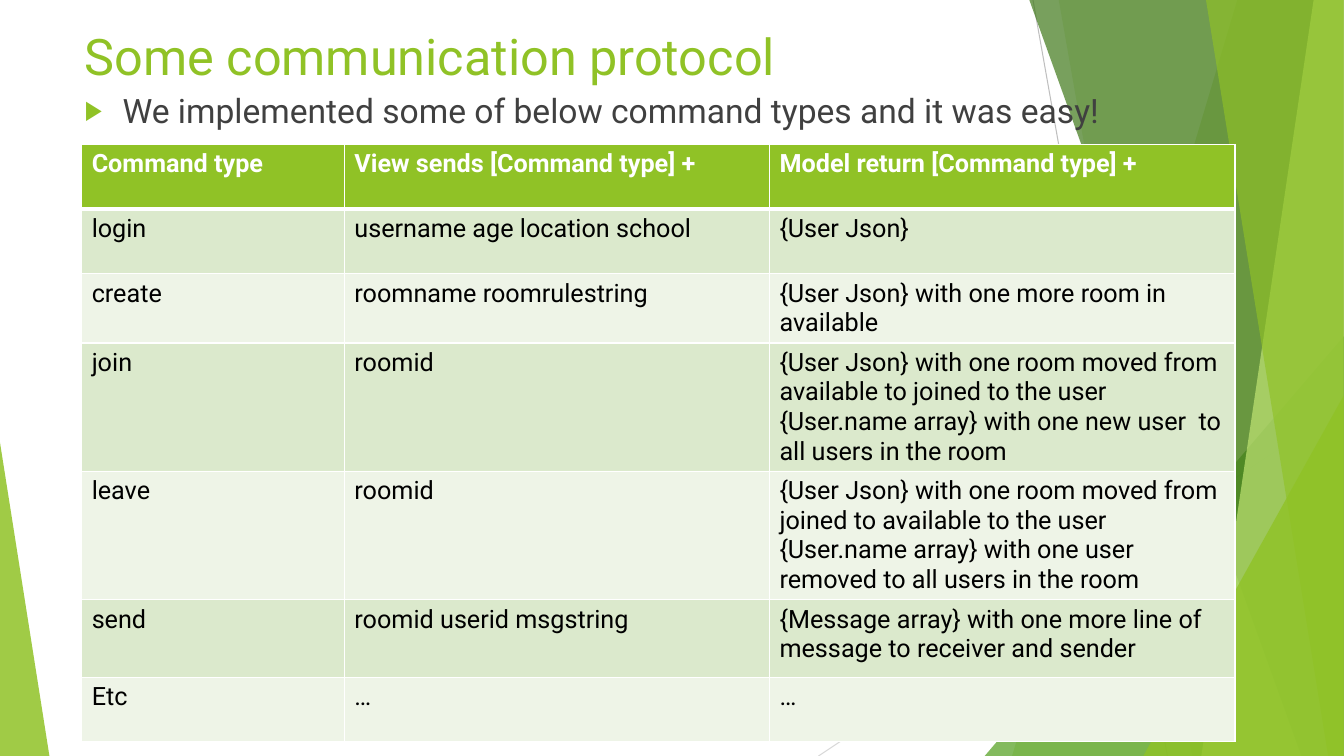
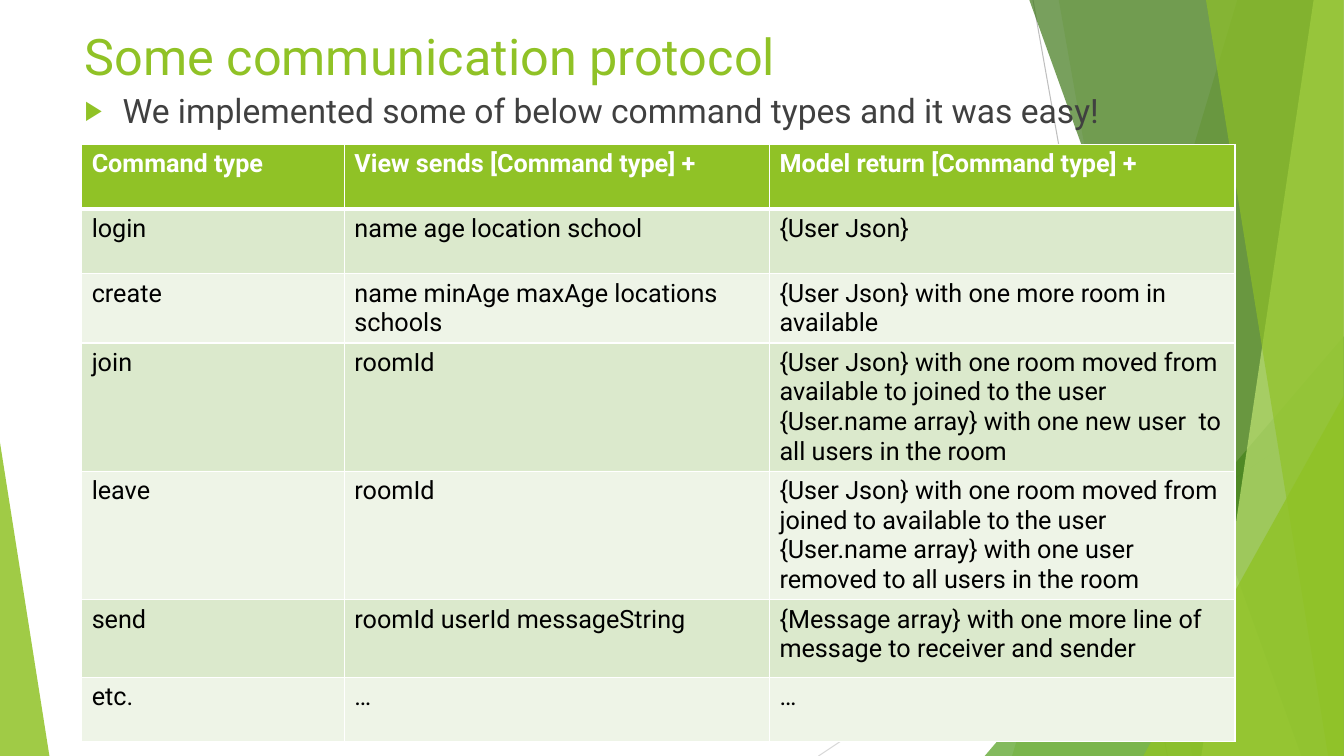
Before and after one commit to pourplusquoi/chatapp, a slide deck: slide 11 of src/main/resources/ChatApp API.pptx. Drawn at 1344x756 pixels with LibreOffice and Linux fonts; fonts in the diff are those of the drawing. Boxes give left, top, right and bottom in pixels: in the first picture for what was removed or moved away, otherwise in the second. Text is boxed around its words. In the diff, an @@ line names an element or a change of style, - is before the commit and + after.

```diff
--- a/src/main/resources/ChatApp API.pptx
+++ b/src/main/resources/ChatApp API.pptx
@@ table at (x1=82, y1=144, x2=1236, y2=748) @@
-row 2, column 2: username age location school
+row 2, column 2: name age location school
-row 3, column 2: roomname roomrulestring
+row 3, column 2: name minAge maxAge locations schools
-row 4, column 2: roomid
+row 4, column 2: roomId
-row 5, column 2: roomid
+row 5, column 2: roomId
-row 6, column 2: roomid userid msgstring
+row 6, column 2: roomId userId messageString
-row 7, column 1: Etc
+row 7, column 1: etc.
```
Also in this commit, not shown: 5 other slides changed, 2 other files.
